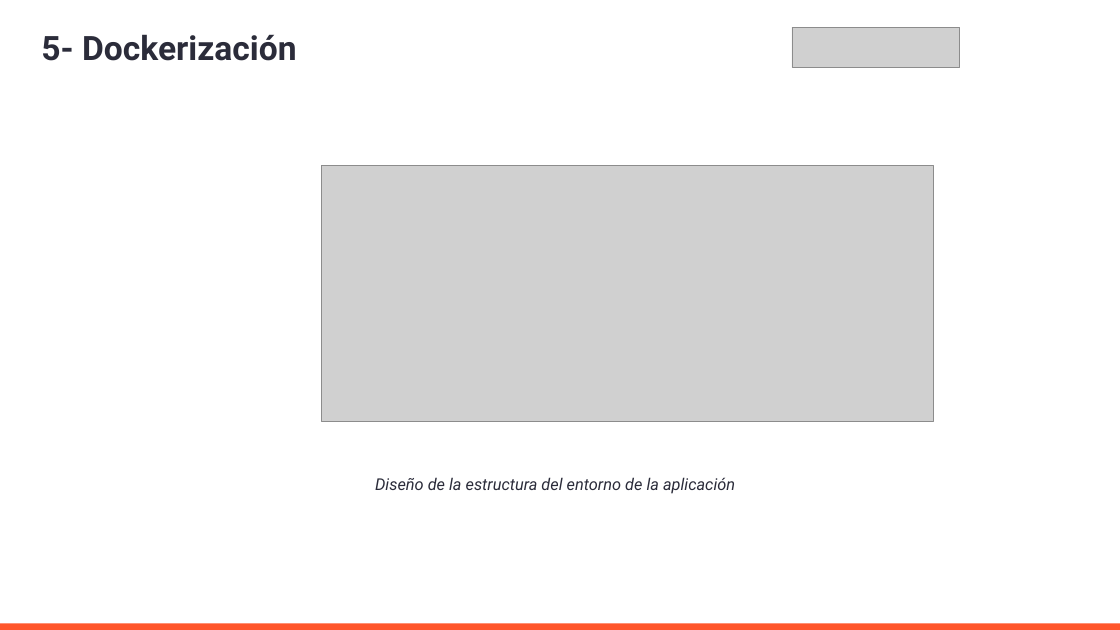
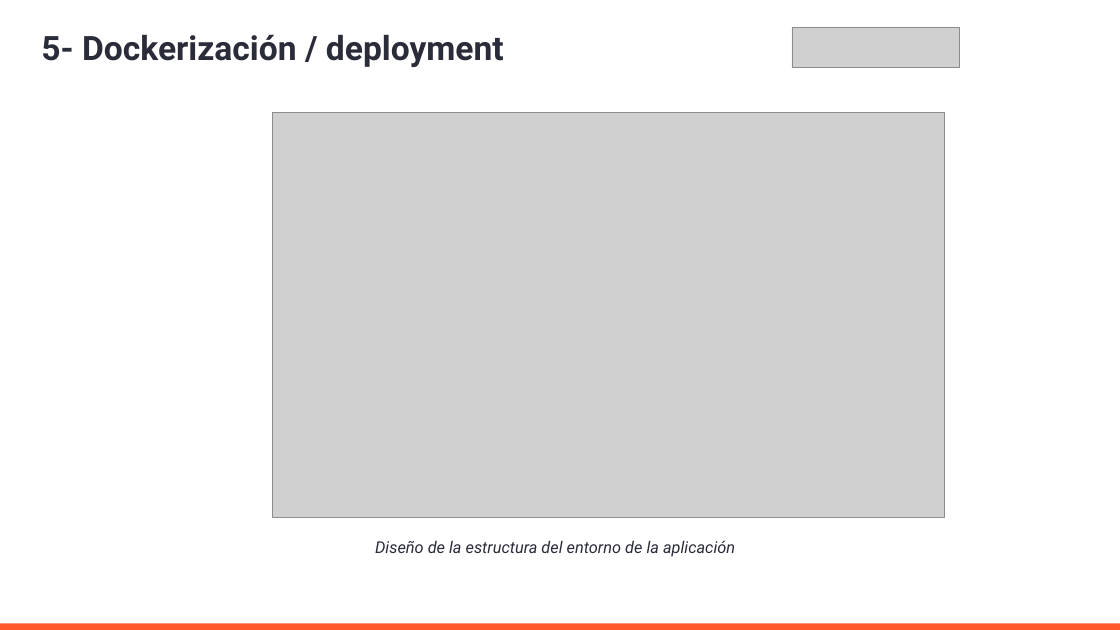
Before and after one commit to AleMedinaGarc/DotnetAPI-Practice, a slide deck: slide 11 of IniciacionDePracticasExternas.pptx. Drawn at 1120x630 pixels with LibreOffice and Linux fonts; fonts in the diff are those of the drawing; grey boxes stand for pictures; background and template pictures are left out. Boxes give left, top, right and bottom in pixels: in the first picture for what was removed or moved away, otherwise in the second. Text is boxed around its words. In the diff, an @@ line names an element or a change of style, - is before the commit and + after.

```diff
--- a/IniciacionDePracticasExternas.pptx
+++ b/IniciacionDePracticasExternas.pptx
@@ title at (x1=41, y1=34, x2=504, y2=67): text changed @@
-5- Dockerización
+5- Dockerización / deployment
@@ picture resized from (x1=322, y1=166, x2=933, y2=421) to (x1=272, y1=113, x2=945, y2=517) @@
@@ text "Diseño de la estructura del ..." moved from (x1=375, y1=477, x2=735, y2=494) to (x1=375, y1=540, x2=735, y2=557) @@
```
Also in this commit, not shown: 10 other slides changed, 1 slide removed, 5 other files.
